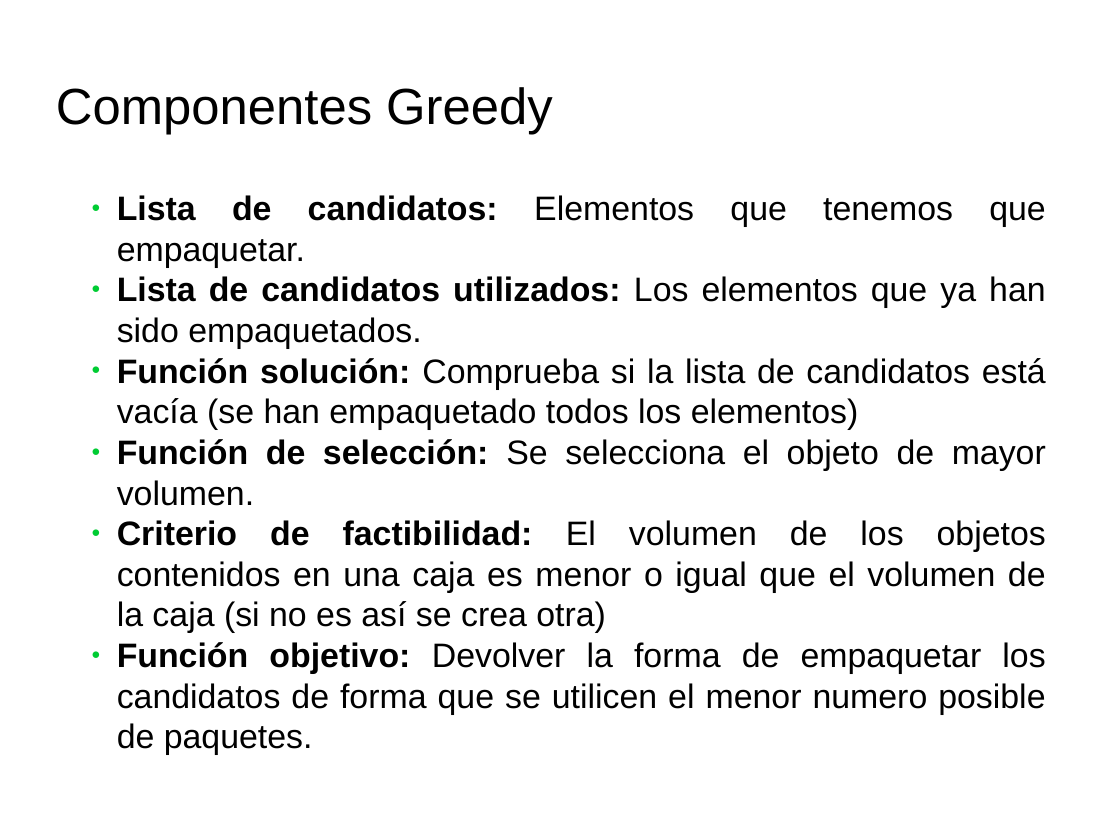
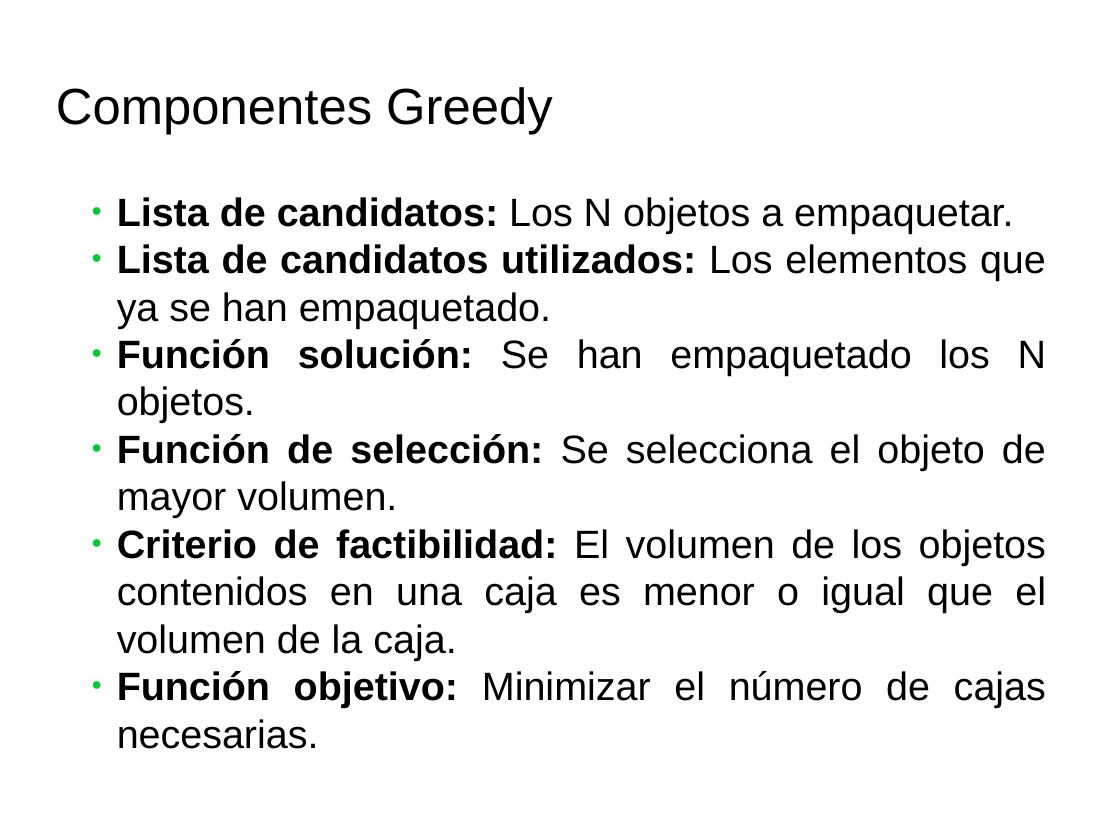
Before and after one commit to guillegalor/BinPacking, a slide deck: slide 4 of office/presentación.odp. Drawn at 1120x840 pixels with LibreOffice and Linux fonts; fonts in the diff are those of the drawing; background and template pictures are left out. Boxes give left, top, right and bottom in pixels: in the first picture for what was removed or moved away, otherwise in the second. Text is boxed around its words. In the diff, an @@ line names an element or a change of style, - is before the commit and + after.

```diff
--- a/office/presentación.odp
+++ b/office/presentación.odp
@@ text at [117,197,1047,423]: text changed; size 24 to 28 pt @@
-● Lista de candidatos: Elementos que tenemos que empaquetar.
-● Lista de candidatos utilizados: Los elementos que ya han sido empaquetados.
-● Función solución: Comprueba si la lista de candidatos está vacía (se han empaquetado todos los elementos)
+● Lista de candidatos: Los N objetos a empaquetar.
+● Lista de candidatos utilizados: Los elementos que ya se han empaquetado.
+● Función solución: Se han empaquetado los N objetos.
@@ text at [117,434,1046,518]: size 24 to 28 pt in "Función de selección: Se selecciona el objeto ..." @@
@@ text at [117,529,1046,749]: text changed; size 24 to 28 pt @@
-● Criterio de factibilidad: El volumen de los objetos contenidos en una caja es menor o igual que el volumen de la caja (si no es así se crea otra)
-● Función objetivo: Devolver la forma de empaquetar los candidatos de forma que se utilicen el menor numero posible de paquetes.
+● Criterio de factibilidad: El volumen de los objetos contenidos en una caja es menor o igual que el volumen de la caja.
+● Función objetivo: Minimizar el número de cajas necesarias.
```
Also in this commit, not shown: 6 other files.
